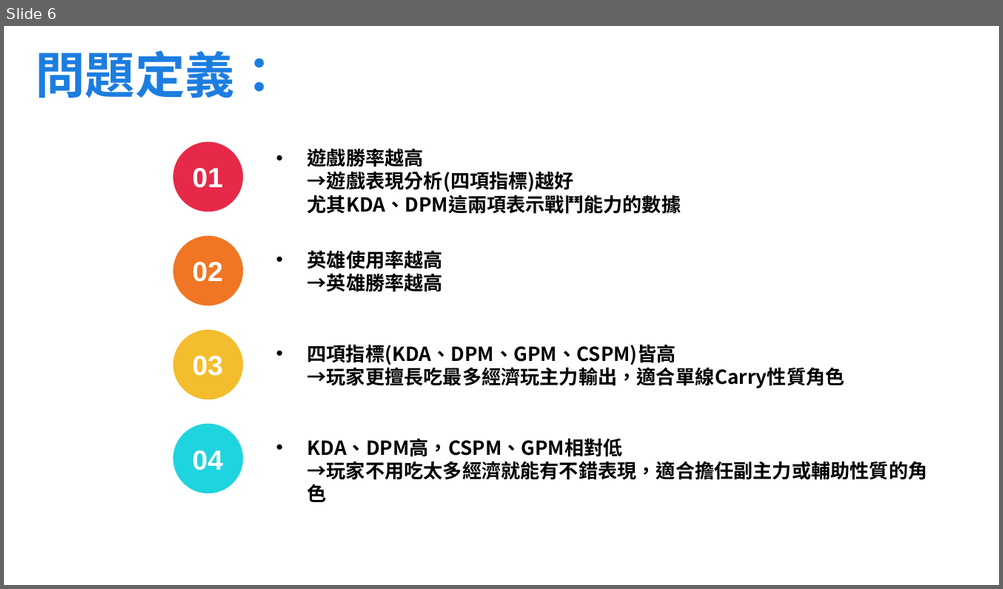
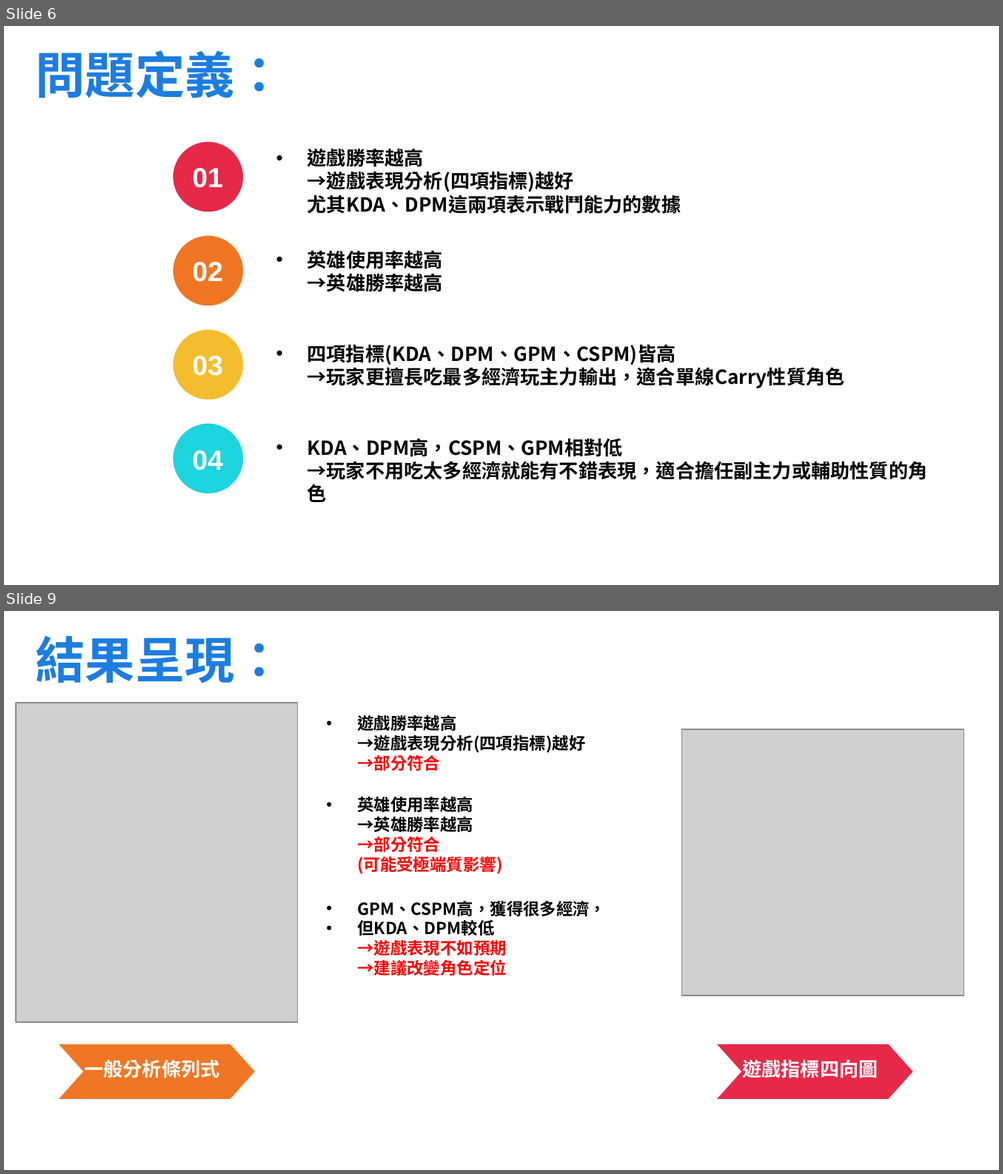
Before and after one commit to ryanlinjui/LoL-helper-linebot, a slide deck: docs/report.pptx. Shown one above the other, each under a label of ours: slide 6 before the commit, slides 6 and 9 after it; the slides between them are not shown. The pictures are 1003x589 and 1003x1174 pixels, drawn with LibreOffice and Linux fonts; fonts in the diff are those of the drawing; grey boxes stand for pictures; background and template pictures are left out. Boxes give left, top, right and bottom in pixels: in the first picture for what was removed or moved away, otherwise in the second. Text is boxed around its words. In the diff, an @@ line names an element or a change of style, - is before the commit and + after.

```diff
--- a/docs/report.pptx
+++ b/docs/report.pptx
@@ slide 9 added at [4,611,999,1170], background picture (left out) @@
@@ title added at [36,635,284,684], 36 pt, text #1C7DE1, bold @@
+結果呈現：
@@ picture added at [16,703,297,1022] @@
@@ text added at [357,713,585,771], 12 pt, text #000000, bold @@
+• 遊戲勝率越高
+  →遊戲表現分析(四項指標)越好
+  →部分符合
@@ picture added at [681,729,963,996] @@
@@ text added at [357,797,502,874], 12 pt, text #FF0000, bold @@
+• 英雄使用率越高
+  →英雄勝率越高
+  →部分符合
+  (可能受極端質影響)
@@ text added at [357,901,606,976], 12 pt, text #000000, bold @@
+• GPM、CSPM高，獲得很多經濟，
+• 但KDA、DPM較低
+  →遊戲表現不如預期
+  →建議改變角色定位
@@ chevron added at [59,1045,255,1099], fill #F07624 @@
@@ chevron added at [717,1045,913,1099], fill #E62949 @@
@@ text added at [84,1059,219,1079], 14 pt, text #FFFFFF, bold @@
+一般分析條列式
@@ text added at [742,1060,877,1079], 14 pt, text #FFFFFF, bold @@
+遊戲指標四向圖
@@ text added at [808,1059,944,1085], 14 pt, text #FFFFFF, bold @@
+遊戲指標四向圖
```
Also in this commit, not shown: 2 slides changed, 3 other files.
